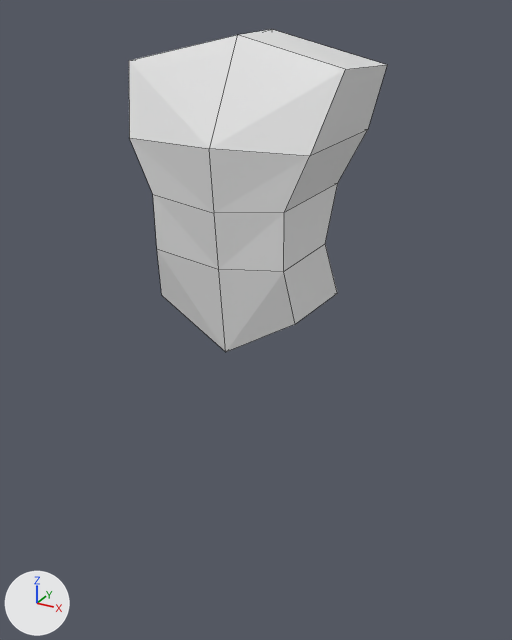
The Blender file model.blend, before and after one commit.
Camera for both pictures: a 50 mm lens placed at (0.75, -1.332, 1.669), pointed at (0.0, 0.03, 0.988). The axes (+X, +Y, +Z) are drawn at lower left. The lights are the same throughout. Mesh edges are drawn as thin lines.
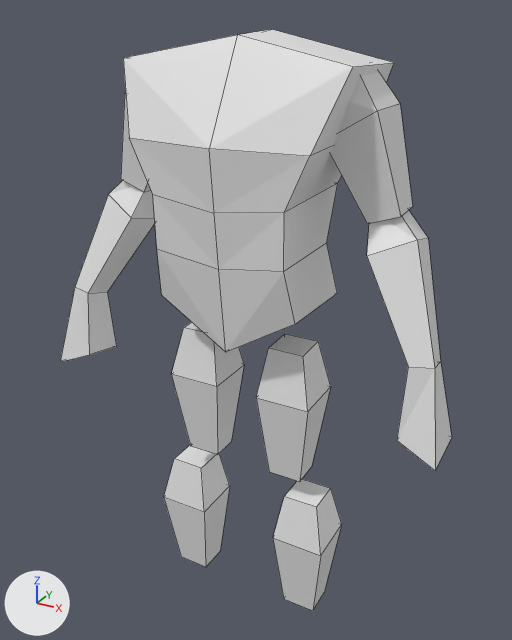
Pixel boxes [x1, y1, x2, y2] of what changed, in the pictures (512 x 640 px):
'Cube', reshaped (52% wider, 80% taller): before [129, 29, 387, 352]; after [60, 29, 452, 611]
part 1 of me_cube_001, added: after [60, 181, 452, 470]
part 2 of me_cube_001, built on: before [129, 29, 387, 324]; after [121, 29, 413, 611]

What the commit changed:
me_cube_001 is used by ob_cube; location (0.0, 0.0, 1.0).
me_cube_001 had 20 vertices, 14 faces and spanned x 0.0..0.242, y -0.156..0.156, z -0.039..0.629.
me_cube_001 now has 72 vertices, 57 faces and spans x 0.0..0.495, y -0.156..0.156, z -0.775..0.629.
me_cube_001 part 1: a new loose piece of 16 vertices spanning x 0.274..0.495, y -0.128..0.065, z -0.187..0.315.
Part 2, on me_cube_001:
4 vertices move from x 0.0..0.242, y -0.079..0.147, z 0.191..0.569 to x 0.0..0.257, y -0.079..0.147, z 0.191..0.574.
31 vertices are added at x 0.054..0.345, y -0.066..0.095, z -0.775..0.574.
5 new vertices lie (0.0, 0.132, 0.0) away from vertices in x 0.054..0.293, y -0.066..-0.037, z -0.553..0.497.
30 new faces join them.
